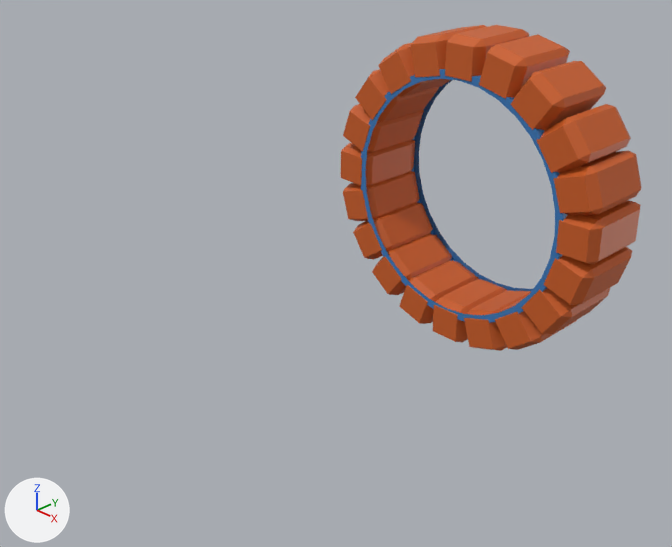
The Blender file Models/blend_files/magnetic_pole.blend: old version first, new version second.
One viewpoint serves both versions: a camera (50 mm lens) standing at (0.401, -0.264, 0.251) and looking at (-0.001, 0.122, -0.02). Arrows for +X, +Y and +Z are at lower left; the lights stay in place.

Objects in the first picture: 'magnetic pole'.
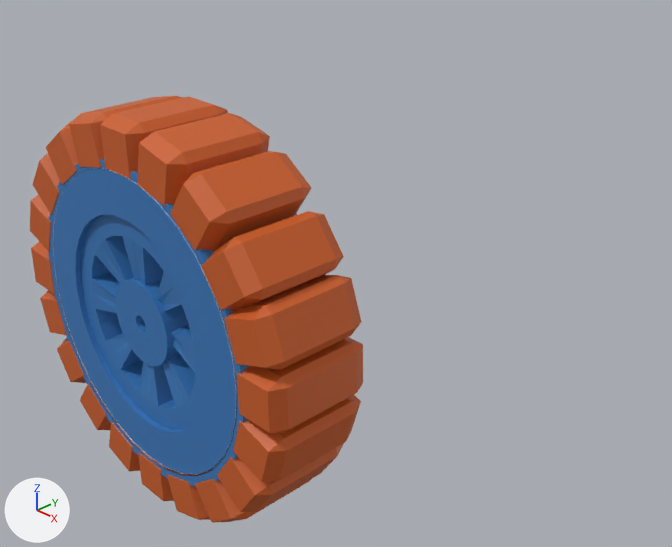
Boxes [x1, y1, x2, y2] around the edits, measured in the pictures (672 x 547 px; the box of a moved part takes in the faces that stretch with it):
'magnetic pole', reshaped, moved (11% wider, 31% taller): before [341, 25, 641, 351]; after [30, 96, 363, 522]
'rotor yoke', shown (blue): after [53, 168, 237, 474]
'rotor support', shown (blue): after [80, 215, 205, 430]
'Cylinder', added: after [53, 168, 237, 473]
part 1 of me_cube_005, moved or reshaped: before [464, 290, 531, 351]; after [167, 470, 210, 520]
part 2 of me_cube_005, moved or reshaped: before [400, 260, 478, 324]; after [109, 419, 140, 471]
part 3 of me_cube_005, moved or reshaped: before [372, 234, 452, 295]; after [80, 381, 112, 430]
part 4 of me_cube_005, moved or reshaped: before [495, 297, 577, 350]; after [195, 469, 311, 522]
part 5 of me_cube_005, moved or reshaped: before [353, 203, 433, 260]; after [57, 338, 88, 383]
part 6 of me_cube_005, moved or reshaped: before [343, 171, 420, 221]; after [40, 290, 71, 336]
part 7 of me_cube_005, moved or reshaped: before [341, 140, 415, 186]; after [31, 242, 59, 294]
part 8 of me_cube_005, rebuilt (21% wider, 29% taller): before [361, 69, 567, 323]; after [48, 159, 297, 486]
part 9 of me_cube_005, rebuilt: before [543, 247, 632, 305]; after [170, 151, 311, 251]
part 10 of me_cube_005, deleted (brown): before [343, 25, 641, 343]
part 11 of me_cube_005, built on: before [521, 200, 640, 334]; after [30, 96, 363, 512]
part 12 of me_cube_005, added (brown): after [138, 449, 174, 501]

The change, as a diff of the scene's bpy script:
```diff
--- a/Models/blend_files/magnetic_pole.blend.py
+++ b/Models/blend_files/magnetic_pole.blend.py
@@ me_cube_005 @@
 # used by ob_magnetic_pole; location = (0.0331, 0.2703, -0.098); rotation_euler = (1.571, -0.314, 0.0), in degrees (90, -18, 0); scale = (0.0521, 0.0521, 0.104)
-me_cube_005.from_pydata(...)  # 748 vertices, 658 faces; spans x -2.35..2.27, y -0.3..4.28, z -0.31..0.3
+me_cube_005.from_pydata(...)  # 915 vertices, 774 faces; spans x -2.36..2.26, y -2.32..2.27, z -0.31..0.31
+# me_cube_005 part 1: the loose piece of 30 vertices spanning x -0.3..0.3, y -0.3..0.3, z -0.3..0.3 is moved by (-0.01, -2.02, 0.0)
+# me_cube_005 part 2: the loose piece of 30 vertices spanning x -1.59..-0.83, y 0.02..0.77, z -0.3..0.3 is moved by (-0.01, -2.02, 0.0)
+# me_cube_005 part 3: the loose piece of 30 vertices spanning x -2.04..-1.29, y 0.47..1.22, z -0.3..0.3 is moved by (-0.01, -2.02, 0.0)
+# me_cube_005 part 4: the loose piece of 30 vertices spanning x 0.27..0.99, y -0.27..0.46, z -0.3..0.3 is moved by (-0.01, -2.02, 0.0)
+# me_cube_005 part 5: the loose piece of 30 vertices spanning x -2.29..-1.58, y 1.05..1.76, z -0.3..0.3 is moved by (-0.01, -2.02, 0.0)
+# me_cube_005 part 6: the loose piece of 24 vertices spanning x -2.35..-1.73, y 1.69..2.3, z -0.3..0.3 is moved by (-0.01, -2.02, 0.0)
+# me_cube_005 part 7: the loose piece of 24 vertices spanning x -2.31..-1.59, y 2.22..2.94, z -0.3..0.3 is moved by (-0.01, -2.02, 0.0)
+# me_cube_005 part 8: the loose piece of 128 vertices spanning x -1.85..1.8, y 0.16..3.81, z -0.31..0.3 is rebuilt with 164 vertices and now spans x -1.86..1.78, y -1.86..1.79, z -0.31..0.3
+# me_cube_005 part 9: the loose piece of 28 vertices spanning x 1.23..1.99, y 0.47..1.22, z -0.3..0.3 is rebuilt with 40 vertices and now spans x 1.2..1.95, y 0.77..1.52, z -0.3..0.31
+# me_cube_005 part 10: 10 loose pieces with 330 vertices, spanning x -2.03..2.27, y -0.24..4.28, z -0.3..0.3, are deleted
+# me_cube_005 part 11: 64 vertices removed from x 0.8..2.22, y 0.02..1.74, z -0.3..0.3; 473 vertices added at x -2.05..2.26, y -2.0..2.27, z -0.3..0.31
+# me_cube_005 part 12: 40 vertices added at x -1.0..-0.29, y -2.26..-1.54, z -0.3..0.31
 me_cube_005.materials.append(mat_material_003)
@@ me_cylinder @@
+me_cylinder.from_pydata(...)  # 64 vertices, 32 faces; spans x -0.305..0.305, y -0.305..0.305, z -0.305..0.305
@@ ob_rotor_yoke @@
 ob_rotor_yoke = bpy.data.objects.new('rotor yoke', me_cylinder_004)
-ob_rotor_yoke.location = (0.0, 0.2707, 0.0)
+ob_rotor_yoke.location = (0.0, 0.0, 0.0)
 ob_rotor_yoke.rotation_euler = (1.571, 0.0, 0.0)  # degrees (90, 0, 0)
 ob_rotor_yoke.scale = (0.292, 0.292, 0.104)
-ob_rotor_yoke.hide_set(True)
@@ ob_rotor_support @@
 ob_rotor_support = bpy.data.objects.new('rotor support', me_cylinder_008)
-ob_rotor_support.location = (0.0, 0.2707, 0.0)
+ob_rotor_support.location = (0.0, 0.0, 0.0)
 ob_rotor_support.rotation_euler = (1.571, 0.0, 0.0)  # degrees (90, 0, 0)
 ob_rotor_support.scale = (0.0833, 0.0833, 0.0938)
-ob_rotor_support.hide_set(True)
@@ ob_magnetic_pole @@
 ob_magnetic_pole = bpy.data.objects.new('magnetic pole', me_cube_005)
-ob_magnetic_pole.location = (0.0331, 0.2703, -0.098)
+ob_magnetic_pole.location = (0.0, 0.0, 0.0)
 ob_magnetic_pole.rotation_euler = (1.571, -0.314, 0.0)  # degrees (90, -18, 0)
@@ ob_cylinder @@
+ob_cylinder = bpy.data.objects.new('Cylinder', me_cylinder)
+ob_cylinder.location = (0.0, 0.0, 0.0)
+ob_cylinder.rotation_euler = (1.571, 0.0, 0.0)  # degrees (90, 0, 0)
+ob_cylinder.scale = (0.292, 0.292, 0.105)
```
